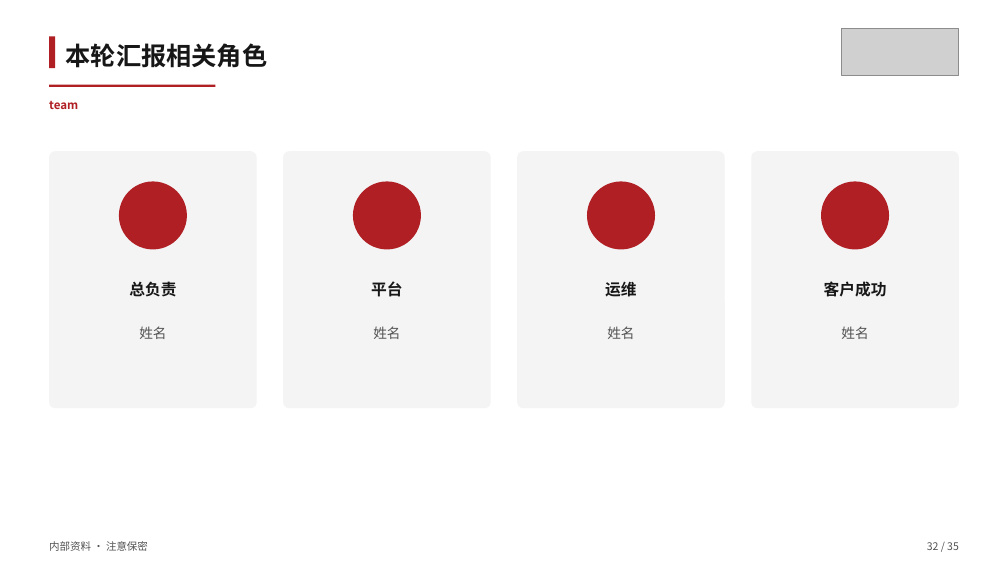
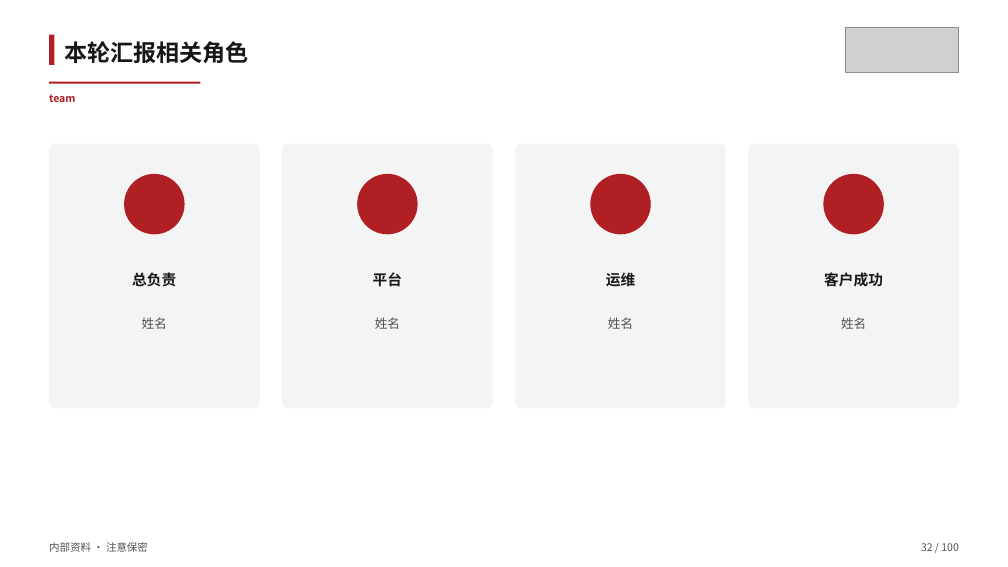
Before and after one commit to tao66175545-boop/sugon-cloud-skillui, a slide deck: slide 32 of skills/sugon-ppt-template/examples/sample-deck.pptx. Drawn at 1008x567 pixels with LibreOffice and Linux fonts; fonts in the diff are those of the drawing; grey boxes stand for pictures. Boxes give left, top, right and bottom in pixels: in the first picture for what was removed or moved away, otherwise in the second. Text is boxed around its words. In the diff, an @@ line names an element or a change of style, - is before the commit and + after.

```diff
--- a/skills/sugon-ppt-template/examples/sample-deck.pptx
+++ b/skills/sugon-ppt-template/examples/sample-deck.pptx
@@ text "本轮汇报相关角色" at (64, 41, 248, 63): size 24 to 22 pt @@
@@ text "team" at (49, 94, 75, 102): size 11 to 10 pt @@
@@ rectangle: place and size @@
-rectangle at (49, 85, 216, 87)
+rectangle at (49, 82, 200, 84)
@@ rounded rectangle: place and size @@
-rounded rectangle at (49, 151, 257, 408)
+rounded rectangle at (49, 144, 259, 408)
@@ rounded rectangle: place and size @@
-rounded rectangle at (284, 151, 492, 408)
+rounded rectangle at (282, 144, 492, 408)
@@ rounded rectangle: place and size @@
-rounded rectangle at (517, 151, 725, 408)
+rounded rectangle at (516, 144, 726, 408)
@@ proportions changed in 4 elements at (282, 144, 492, 408), (516, 144, 726, 408), (49, 144, 259, 408), (749, 144, 959, 408) @@
@@ rounded rectangle: place and size @@
-rounded rectangle at (752, 151, 960, 408)
+rounded rectangle at (749, 144, 959, 408)
@@ ellipse: place and size @@
-ellipse at (119, 181, 187, 250)
+ellipse at (124, 174, 185, 234)
@@ ellipse: place and size @@
-ellipse at (353, 181, 421, 250)
+ellipse at (357, 174, 417, 234)
@@ ellipse: place and size @@
-ellipse at (587, 181, 655, 250)
+ellipse at (591, 174, 651, 234)
@@ ellipse: place and size @@
-ellipse at (821, 181, 889, 250)
+ellipse at (823, 174, 884, 234)
@@ text "总负责": place and size @@
-text "总负责" at (129, 281, 176, 297)
+text "总负责" at (132, 272, 176, 286)
@@ text "平台": place and size @@
-text "平台" at (371, 281, 402, 297)
+text "平台" at (373, 272, 402, 287)
@@ text "运维": place and size @@
-text "运维" at (605, 282, 636, 297)
+text "运维" at (606, 273, 635, 286)
@@ size 15 to 14 pt in 4 elements at (373, 272, 402, 287), (606, 273, 635, 286), (132, 272, 176, 286), (824, 272, 883, 287) @@
@@ text "客户成功": place and size @@
-text "客户成功" at (824, 281, 887, 297)
+text "客户成功" at (824, 272, 883, 287)
@@ text "姓名": place and size @@
-text "姓名" at (139, 326, 166, 339)
+text "姓名" at (142, 317, 167, 329)
@@ text "姓名": place and size @@
-text "姓名" at (373, 326, 400, 339)
+text "姓名" at (375, 317, 400, 329)
@@ text "姓名": place and size @@
-text "姓名" at (607, 326, 634, 339)
+text "姓名" at (608, 317, 633, 329)
@@ size 13 to 12 pt in 4 elements at (375, 317, 400, 329), (608, 317, 633, 329), (142, 317, 167, 329), (841, 317, 866, 329) @@
@@ text "姓名": place and size @@
-text "姓名" at (841, 326, 868, 339)
+text "姓名" at (841, 317, 866, 329)
@@ text at (921, 543, 958, 551): text changed @@
-32 / 35
+32 / 100
```
Also in this commit, not shown: 34 other slides changed, 65 slides added, 11 other files.
